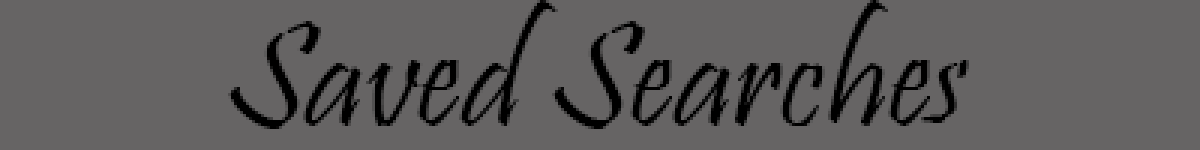
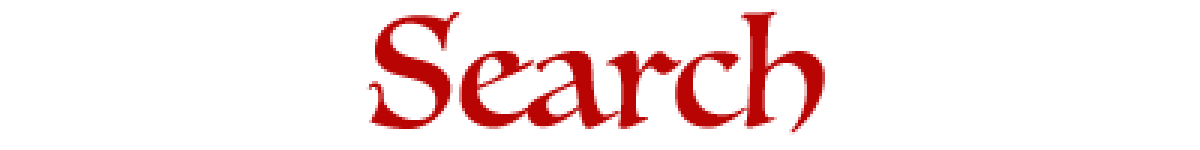
Layers edited between the first and the second 1200 x 150 image:
renamed "Saved Searches" to "Search", painted on it over [228, 0, 969, 135]
"bg": opacity 100% → 0% over [0, 0, 1200, 150]
